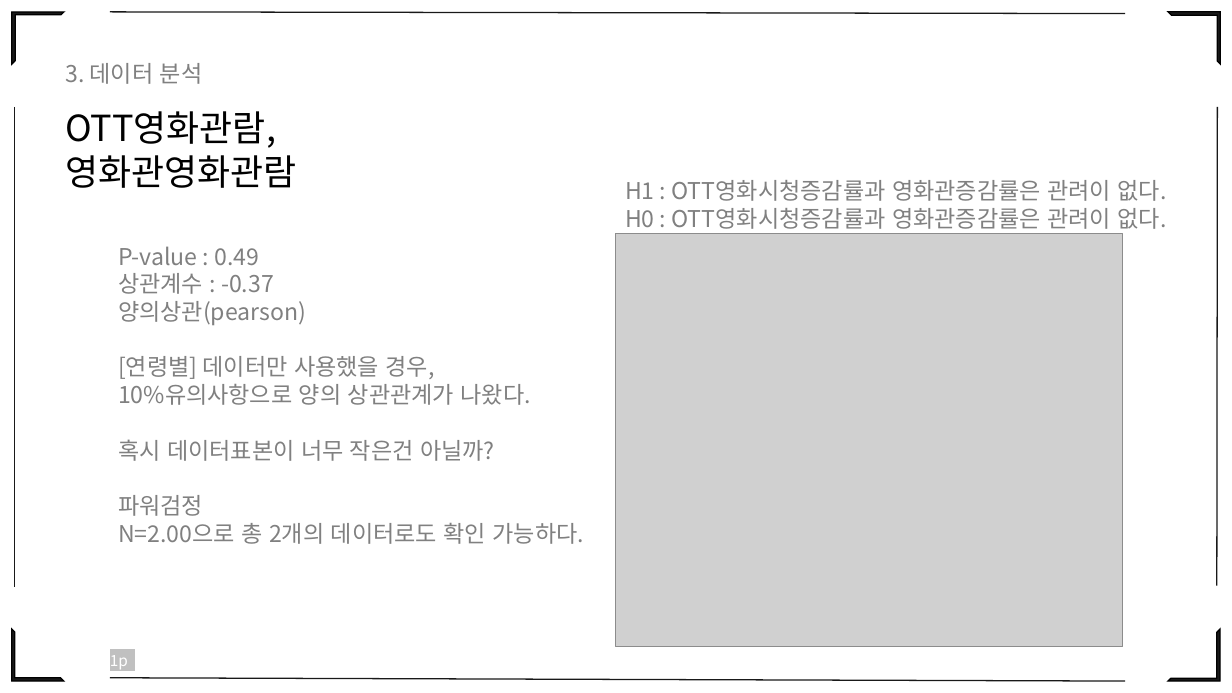
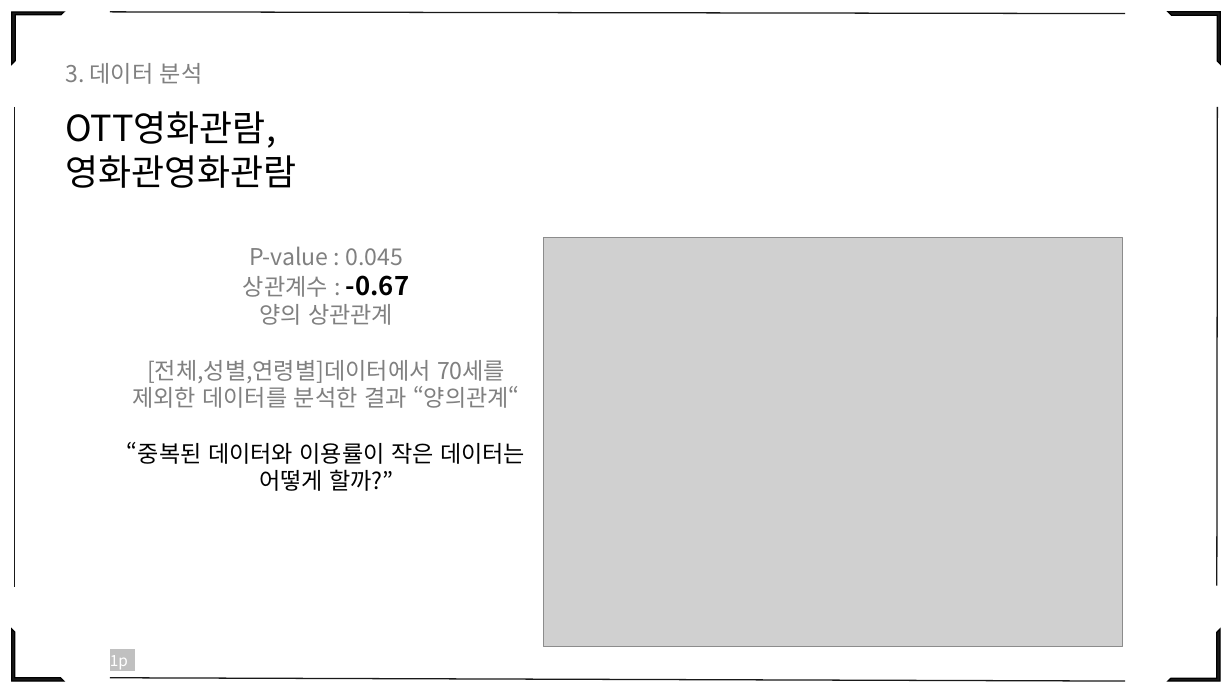
Before and after one commit to eesomin/midproject, a slide deck: slide 36 of jdh1/PPT_0_TEAM2.pptx (slide 38 before the commit). Drawn at 1232x693 pixels with LibreOffice and Linux fonts; fonts in the diff are those of the drawing; grey boxes stand for pictures. Boxes give left, top, right and bottom in pixels: in the first picture for what was removed or moved away, otherwise in the second. Text is boxed around its words. In the diff, an @@ line names an element or a change of style, - is before the commit and + after.

Commit message:
30일 ppt최신 업데이트

```diff
--- a/jdh1/PPT_0_TEAM2.pptx
+++ b/jdh1/PPT_0_TEAM2.pptx
@@ text removed at (x1=625, y1=180, x2=1167, y2=229) @@
-H1 : OTT영화시청증감률과 영화관증감률은 관려이 없다.
-H0 : OTT영화시청증감률과 영화관증감률은 관려이 없다.
@@ picture resized from (x1=616, y1=234, x2=1124, y2=647) to (x1=543, y1=238, x2=1124, y2=647) @@
@@ text at (x1=127, y1=246, x2=525, y2=491): text changed @@
-P-value : 0.49
-상관계수 : -0.37
-양의상관(pearson)
-[연령별] 데이터만 사용했을 경우,
-10%유의사항으로 양의 상관관계가 나왔다.
-혹시 데이터표본이 너무 작은건 아닐까?
-파워검정
-N=2.00으로 총 2개의 데이터로도 확인 가능하다.
+P-value : 0.045
+상관계수 : -0.67
+양의 상관관계
+[전체,성별,연령별]데이터에서 70세를 제외한 데이터를 분석한 결과 “양의관계“
+“중복된 데이터와 이용률이 작은 데이터는 어떻게 할까?”
```
Also in this commit, not shown: 37 other slides changed, 6 slides added, 3 slides removed, 1 other file.
